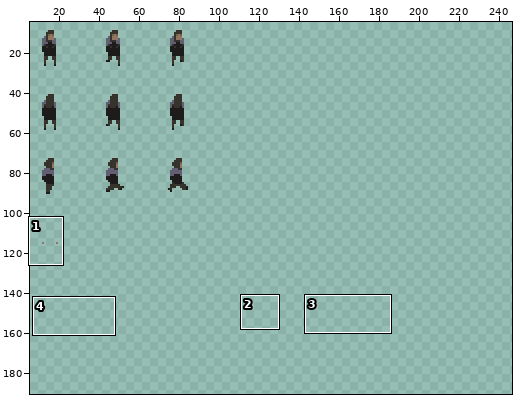
Sprite sheet -- GFX/player/player1.png. Above: a wide view before the commit, with the close-up outlined.
Close-up. Before the commit:
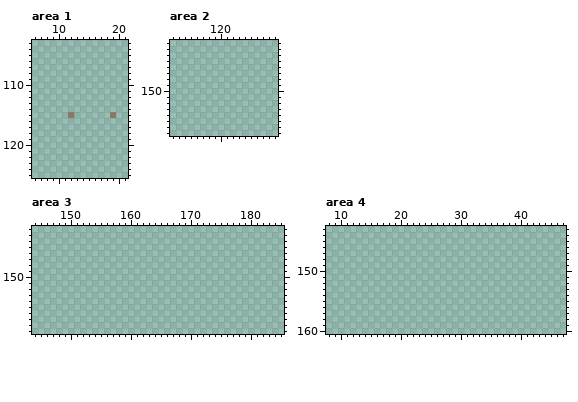
The file is 256x256 pixels. Shown: area 1: x 6..21, y 103..125; area 2: x 112..129, y 142..157; area 3: x 144..185, y 142..159; area 4: x 8..47, y 143..160. The wide view leaves out empty margins. The commit also changed other parts of the picture, which this record leaves out.
The result:
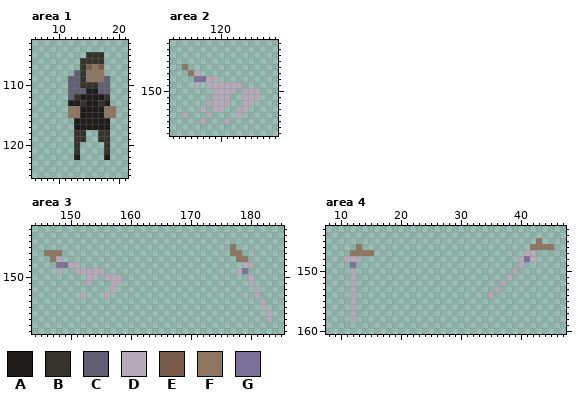
Palette (. is transparent): A #1e1c1a  B #35332b  C #625f72  D #b4aab9  E #775d49  F #8f7661  G #7b719a
The edit:
Area 1:
y 105: x 15..17 ... -> BBB
y 106: x 14..17 .... -> BBBB
y 107: x 14..17 .... -> BEFE
y 108: x 13..17 ..... -> CBFFF
y 109: x 12..18 ....... -> CCBFFFC
y 110: x 12..18 ....... -> CCBBBCC
y 111: x 12..18 ....... -> CCCAACC
y 112: x 12..18 ....... -> CBAAAAB
y 113: x 12..18 ....... -> AABAABA
y 114: x 12..19 ........ -> FFAAAAFF
y 115: x 13..18 ...... -> FAAAAF
y 116..117: x 13..18 ...... -> AAAAAA
y 118..119: x 13..14 .. -> BB; x 17..18 .. -> BB
y 120..121: x 13 . -> B; x 18 . -> B
y 122: x 13 . -> A; x 18 . -> A
Area 2:
y 146: x 114 . -> F
y 147: x 115..116 .. -> FD
y 148: x 116..119 .... -> GGDD
y 149: x 116 . -> D; x 118..123 ...... -> DDDDDD
y 150: x 119..122 .... -> DDDD; x 124..126 ... -> DDD
y 151: x 119..121 ... -> DDD; x 124..126 ... -> DDD
y 152: x 118..121 .... -> DDDD; x 124..125 .. -> DD
y 153: x 117 . -> D; x 119..120 .. -> DD; x 123..124 .. -> DD
y 154: x 114 . -> D; x 118 . -> D; x 123 . -> D
y 155: x 117 . -> D; x 121 . -> D
Area 3:
y 145: x 177 . -> F
y 146: x 146..148 ... -> FFF; x 177..178 .. -> FF
y 147: x 147..148 .. -> FD; x 178..179 .. -> FF
y 148: x 148..151 .... -> GGDD; x 179..180 .. -> DD
y 149: x 148 . -> D; x 151..155 ..... -> DDDDD; x 178..179 .. -> DG
y 150: x 153..154 .. -> DD; x 156..158 ... -> DDD; x 180 . -> D
y 151: x 153 . -> D; x 157..158 .. -> DD; x 180 . -> D
y 152: x 157 . -> D; x 181 . -> D
y 153: x 152 . -> D; x 156 . -> D; x 181 . -> D
y 154..155: x 182 . -> D
y 156..157: x 183 . -> D
Area 4:
y 145: x 43 . -> F
y 146: x 13 . -> F; x 42..45 .... -> FFFF
y 147: x 12..15 .... -> FFFF; x 41..42 .. -> DD
y 148: x 11..13 ... -> DDD; x 40..42 ... -> DGD
y 149: x 12 . -> G; x 40 . -> D
y 150: x 12 . -> D; x 39 . -> D
y 151: x 12 . -> D; x 38 . -> D
y 152: x 12 . -> D; x 37 . -> D
y 153: x 12 . -> D; x 36 . -> D
y 154: x 12 . -> D; x 35 . -> D
y 155..158: x 12 . -> D
Pixel boxes of the changes (left, top, right, bottom) in both close-ups:
added: (68, 52, 116, 160)
added: (182, 64, 260, 124)
added: (230, 244, 272, 322)
added: (44, 250, 122, 298)
added: (488, 238, 554, 298)
added: (344, 244, 374, 322)
